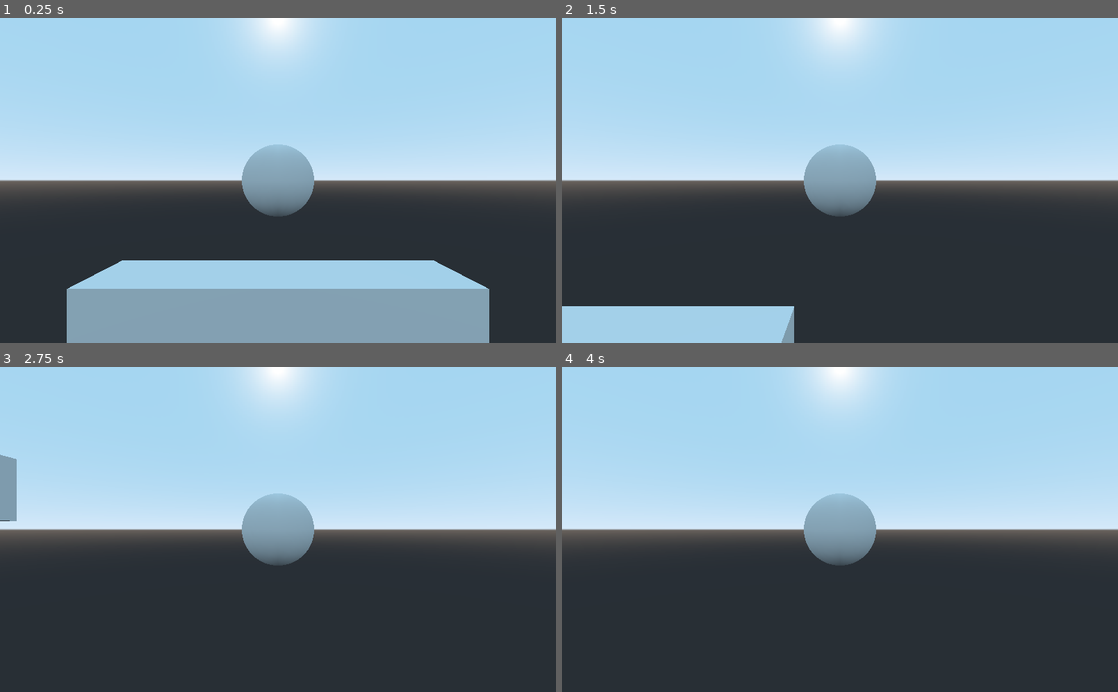
Above: before the commit, frames 1-4 (two rows, left to right).
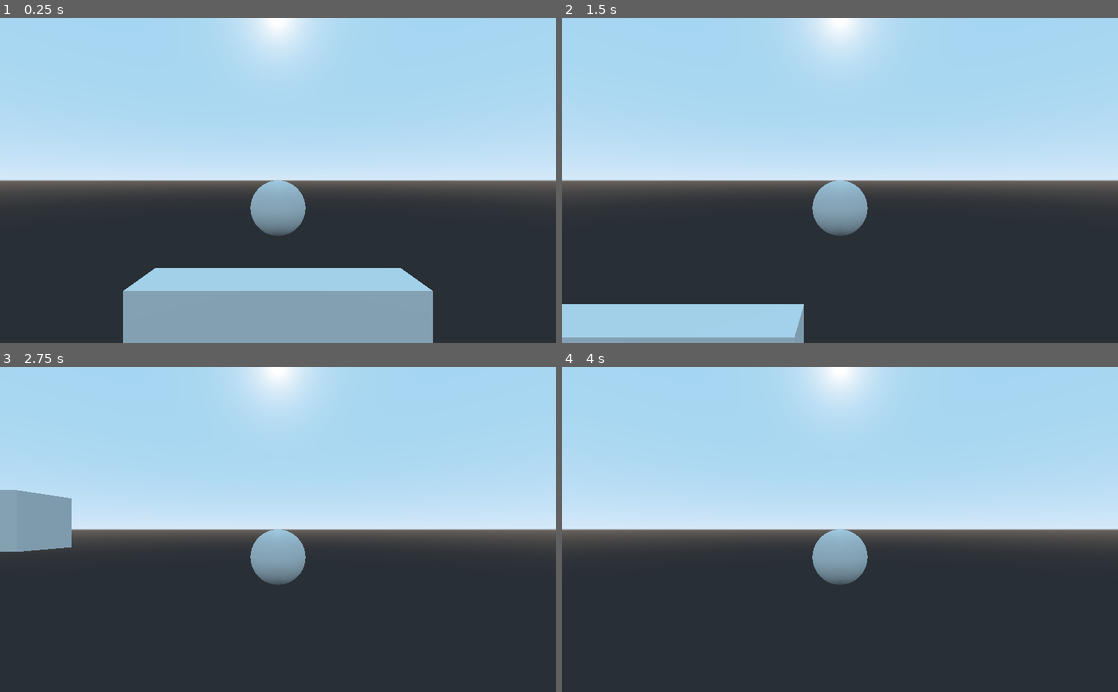
Above: after the commit, the same moments.

Repository: tomas7770/puzzle-ball
Game: Godot game, scene res://Scenes/TestScene.tscn
Two runs of this game, one before a commit and one after it. Both use one fixed random seed, a clock stepped at 60 frames per second and the inputs below.
Inputs:
- Up to frame 1 (0.25 s): no input
- Up to frame 2 (1.5 s): hold Right (plr1_right) 0.53-1.28 s; tap Space (plr1_jump) at 0.77 s; hold Left (plr1_left) from 1.28 s (still down)
- Up to frame 3 (2.75 s): tap Space (plr1_jump) at 1.52 s; release Left (plr1_left) at 2.03 s; hold Right (plr1_right) from 2.03 s (still down)
- Up to frame 4 (4 s): tap Space (plr1_jump) at 3.02, 3.77 s; tap Enter at 3.5 s; release Right (plr1_right) at 3.53 s; hold Left (plr1_left) from 3.53 s (still down)

The runs differ from the first frame. In frame 1, 9.1% of the frame differs, in the area x 12-88%, y 38-100%; in frame 2, 4.0%; in frame 3, 5.1%; in frame 4, 2.8%.

Commit message:
Tweak PlayerCamera offset

Diff:
--- a/Scenes/PlayerCamera/PlayerCamera.gd
+++ b/Scenes/PlayerCamera/PlayerCamera.gd
@@ -1,6 +1,7 @@
 extends Camera
 
 var player
+var offset = Vector3(0, 1, 8.5)
 
 func set_player(new_player):
 	player = new_player
@@ -8,4 +9,4 @@
 func _process(_delta):
 	if !player:
 		return
-	translation = player.translation + Vector3(0, 0, 6.5)
+	translation = player.translation + offset
